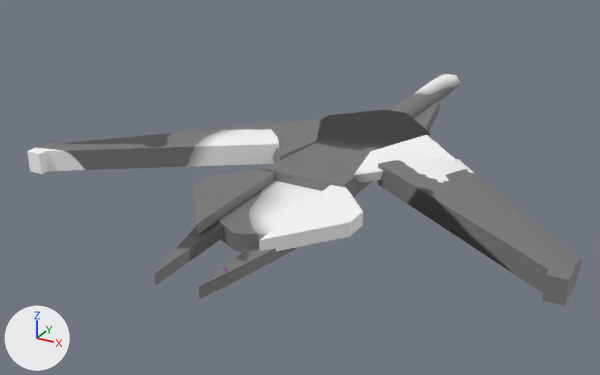
Renders of the FBX model Assets/Assets3D/Ships/ErgoShip.fbx from each side of a commit.
Rendered twice from a 50 mm camera at (4.33, -9.16, 3.99) aimed at (-0.58, -0.23, -0.48). Arrows for +X, +Y and +Z are at lower left; the lights stay in place. Where no turn or scale is listed for an object, it has been applied to the vertices.

Names of what the first picture shows: 'ErgoShip'.
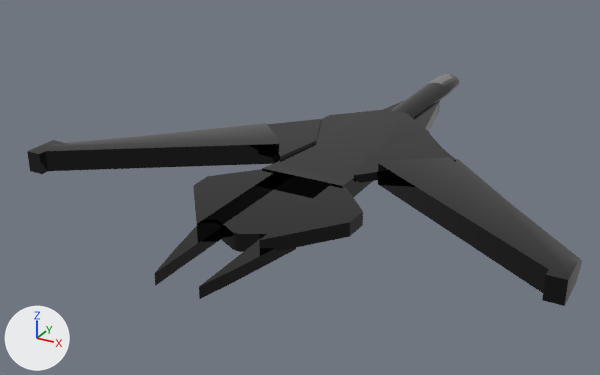
The newer file is also rescaled (x3.0) as a whole; pictures and numbers use the older file's frame.

Location of each change, (x1, y1, x2, y2) in pixels of the pictures (600 x 375 px):
'ErgoShip', surface changed (grey to black)
    both: (27, 74, 582, 306)

The change, as a diff of the scene's bpy script:
```diff
--- a/Assets/Assets3D/Ships/ErgoShip.fbx.py
+++ b/Assets/Assets3D/Ships/ErgoShip.fbx.py
@@ img_atlas_guns_albedo_png @@
+img_atlas_guns_albedo_png = load_image('Atlas_Guns_Albedo.png', '../AmmunitionAndShooters/Atlas_Guns_Albedo.png', 1024, 1024, 'sRGB')
@@ mat_temptexture @@
 mat_temptexture = principled_material('TempTexture')
-mat_temptexture.texture = img_temptexture_png
+mat_temptexture.texture = img_atlas_guns_albedo_png
+mat_temptexture.roughness = 0.0
```
